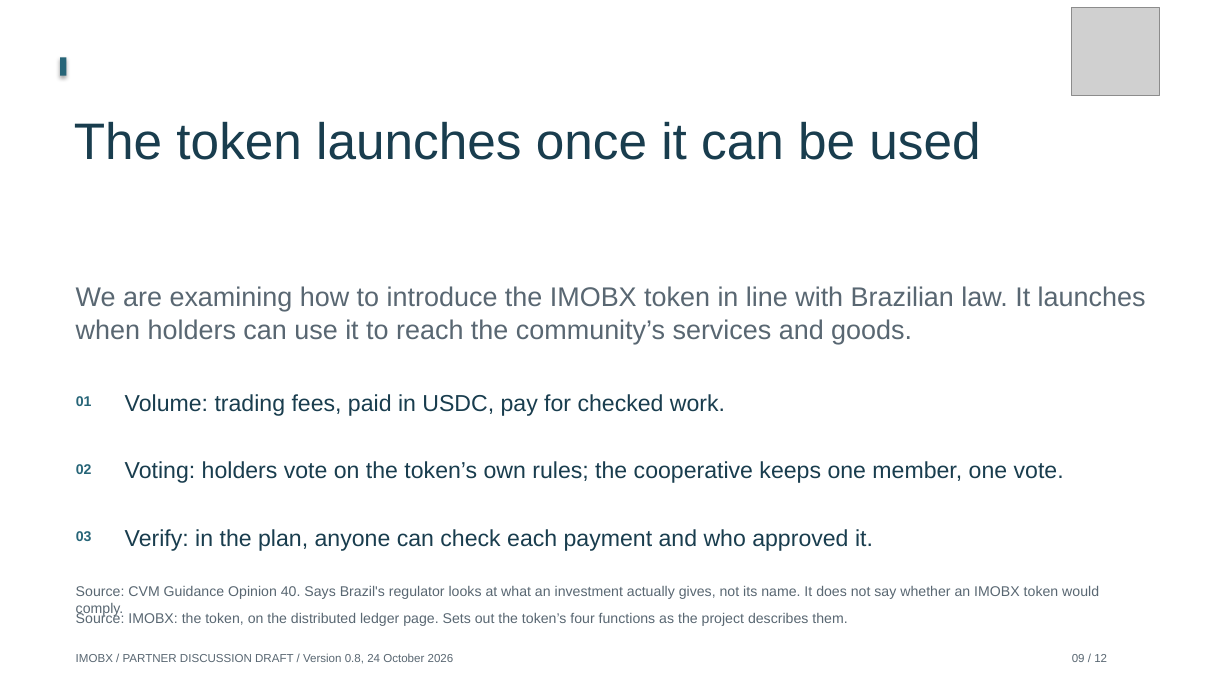
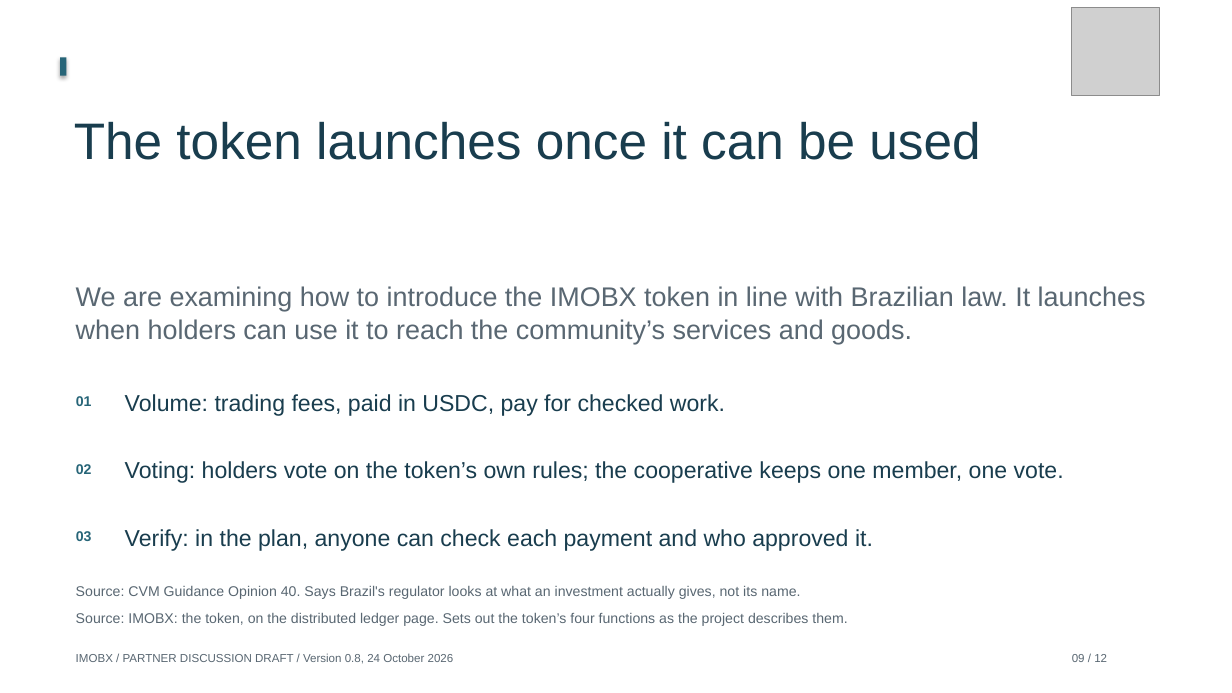
Before and after one commit to Siah-kin/imobx-website, a slide deck: slide 9 of pitchdeck.pptx. Drawn at 1232x693 pixels with LibreOffice and Linux fonts; fonts in the diff are those of the drawing; grey boxes stand for pictures. Boxes give left, top, right and bottom in pixels: in the first picture for what was removed or moved away, otherwise in the second. Text is boxed around its words. In the diff, an @@ line names an element or a change of style, - is before the commit and + after.

```diff
--- a/pitchdeck.pptx
+++ b/pitchdeck.pptx
@@ text at (76,586,800,599): text changed @@
-Source: CVM Guidance Opinion 40. Says Brazil's regulator looks at what an investment actually gives, not its name. It does not say whether an IMOBX token would comply.
+Source: CVM Guidance Opinion 40. Says Brazil's regulator looks at what an investment actually gives, not its name.
```
Also in this commit, not shown: 1 other slide changed, 22 other files.
